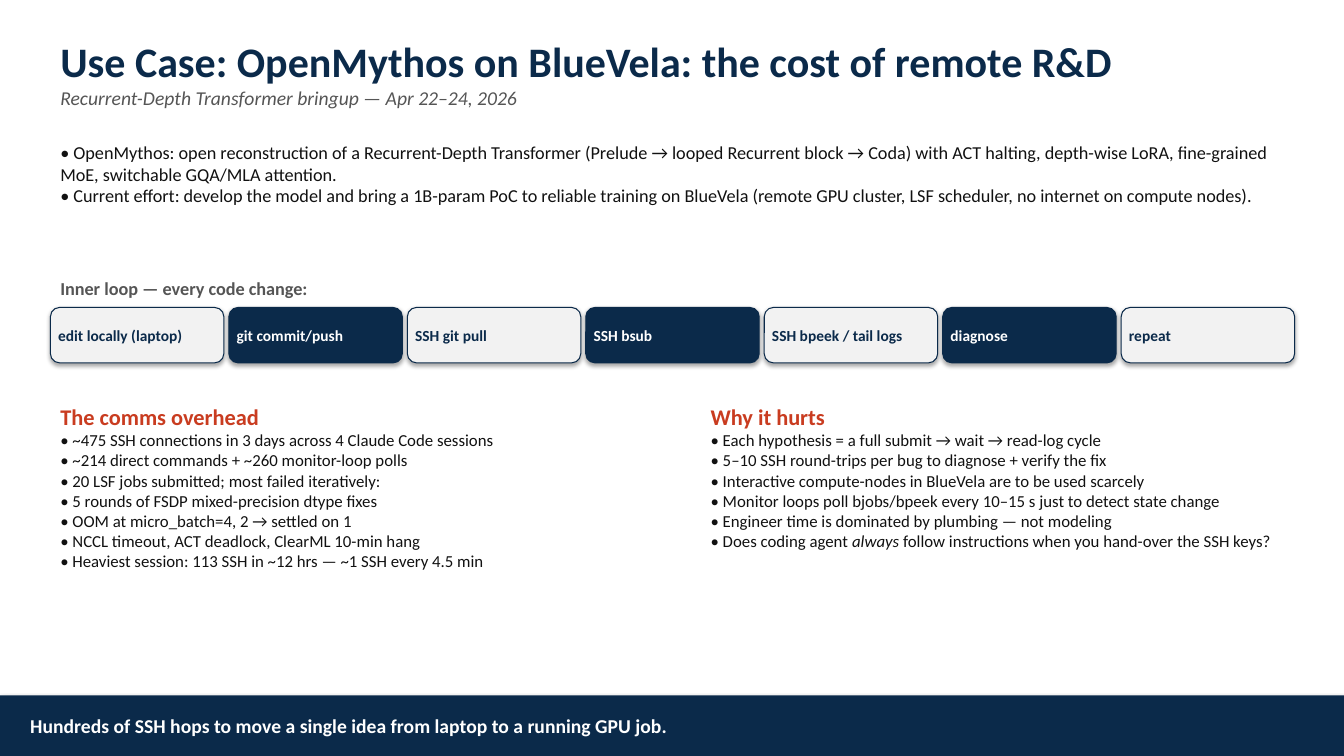
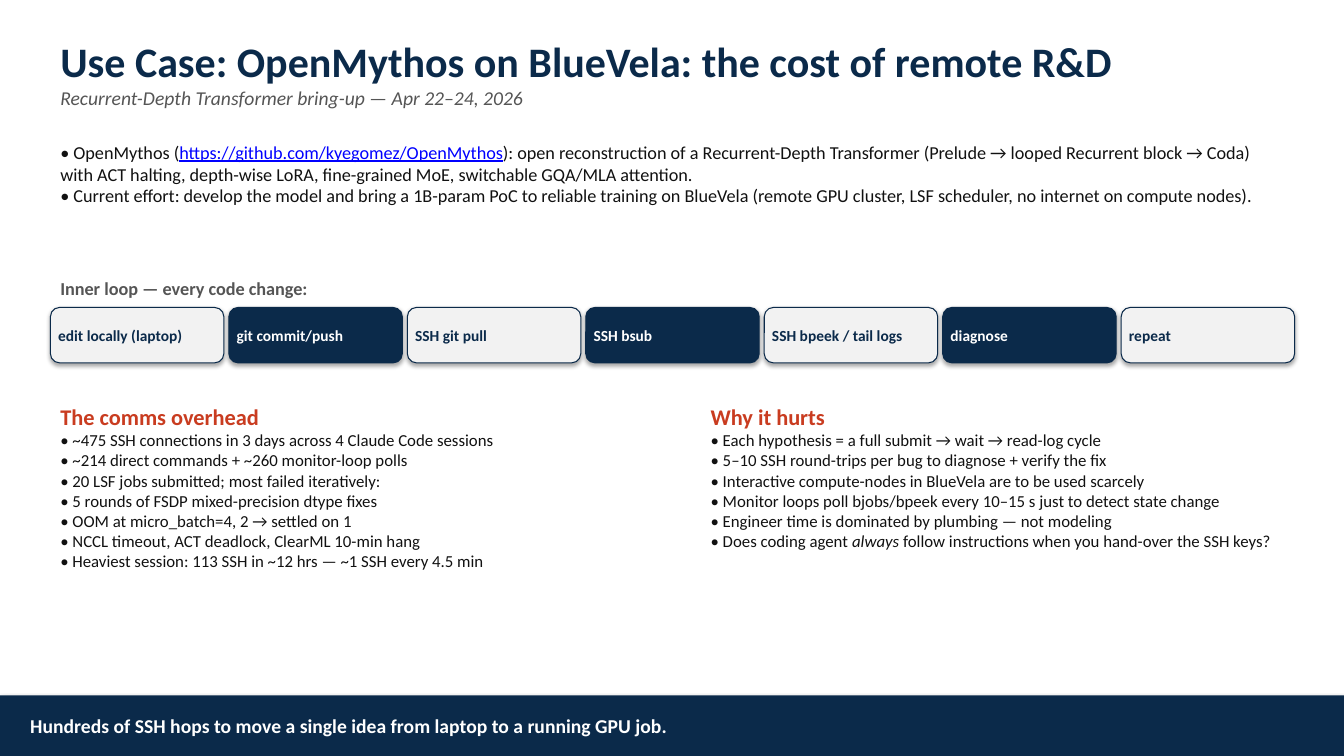
Before and after one commit to pzerfos/OpenMythos, a slide deck: slide 1 of docs/presentations/2026-04-28-openmythos-on-BlueVela.pptx. Drawn at 1344x756 pixels with LibreOffice and Linux fonts; fonts in the diff are those of the drawing. Boxes give left, top, right and bottom in pixels: in the first picture for what was removed or moved away, otherwise in the second. Text is boxed around its words. In the diff, an @@ line names an element or a change of style, - is before the commit and + after.

```diff
--- a/docs/presentations/2026-04-28-openmythos-on-BlueVela.pptx
+++ b/docs/presentations/2026-04-28-openmythos-on-BlueVela.pptx
@@ text at [60, 91, 523, 109]: text changed @@
-Recurrent-Depth Transformer bringup — Apr 22–24, 2026
+Recurrent-Depth Transformer bring-up — Apr 22–24, 2026
@@ text at [60, 146, 1250, 184]: text changed @@
-• OpenMythos: open reconstruction of a Recurrent-Depth Transformer (Prelude → looped Recurrent block → Coda) with ACT halting, depth-wise LoRA, fine-grained MoE, switchable GQA/MLA attention.
+• OpenMythos (https://github.com/kyegomez/OpenMythos): open reconstruction of a Recurrent-Depth Transformer (Prelude → looped Recurrent block → Coda) with ACT halting, depth-wise LoRA, fine-grained MoE, switchable GQA/MLA attention.
```
